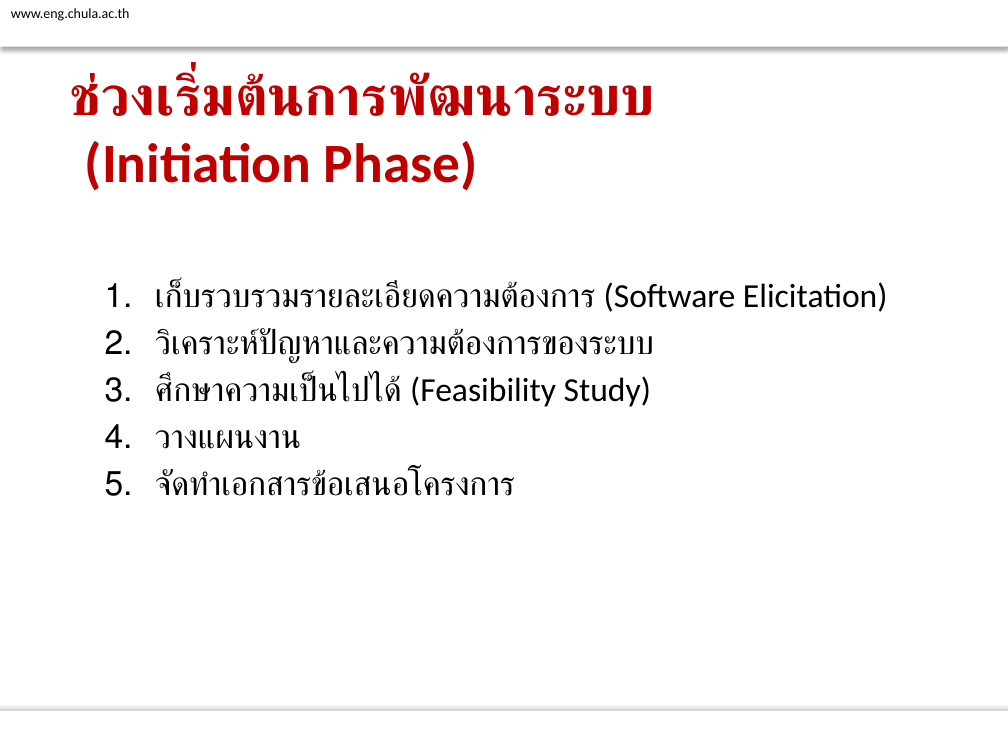
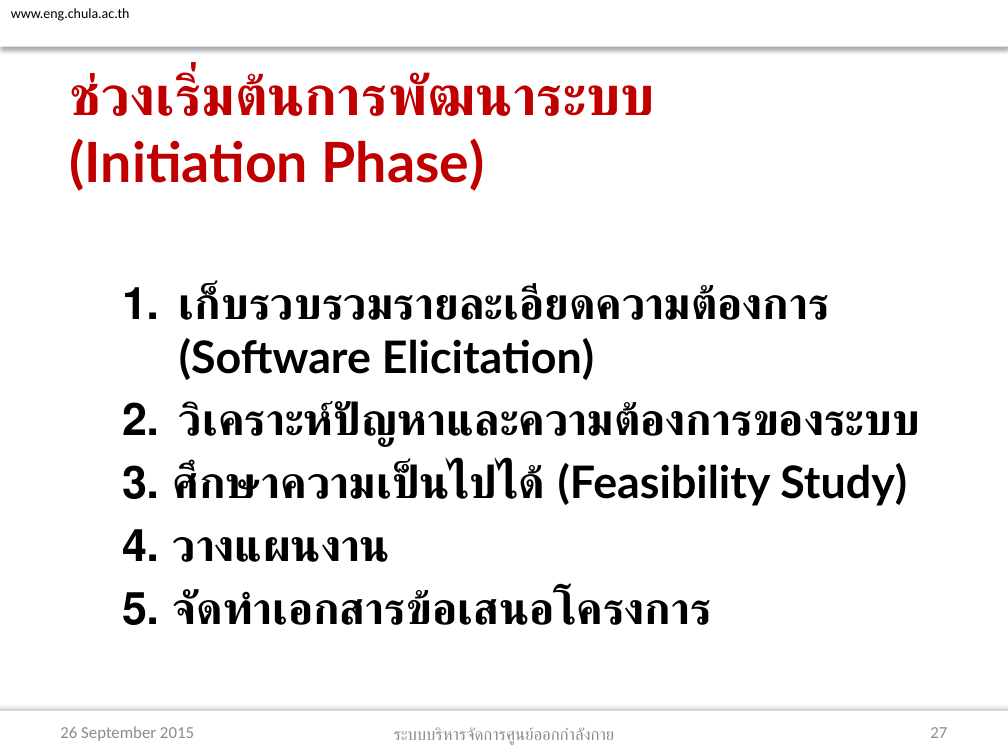
Before and after one commit to atadeesom/BubbleBeeDoc, a slide deck: slide 27 of Proposal/Final/Presentation R1.pptx (slide 26 before the commit). Drawn at 1008x756 pixels with LibreOffice and Linux fonts; fonts in the diff are those of the drawing; background and template pictures are left out. Boxes give left, top, right and bottom in pixels: in the first picture for what was removed or moved away, otherwise in the second. Text is boxed around its words. In the diff, an @@ line names an element or a change of style, - is before the commit and + after.

```diff
--- a/Proposal/Final/Presentation R1.pptx
+++ b/Proposal/Final/Presentation R1.pptx
@@ title "ช่วงเริ่มต้นการพัฒนาระบบ (Initiation Phase)" at [70, 72, 655, 191]: font Calibri to Lato @@
@@ text "เก็บรวบรวมรายละเอียดความต้องการ (Software Elicitation)": place and size @@
-text "เก็บรวบรวมรายละเอียดความต้องการ (Software Elicitation)" at [155, 281, 888, 496]
+text "เก็บรวบรวมรายละเอียดความต้องการ (Software Elicitation)" at [173, 284, 920, 625]
@@ text "เก็บรวบรวมรายละเอียดความต้องการ (Software Elicitation)" at [173, 284, 920, 625]: size 24 to 32 pt, font Calibri to Lato, bold on; indent changed; more space between paragraphs @@
@@ text added at [60, 726, 194, 741], 12 pt, text #8C8C8C @@
+26 September 2015
@@ text added at [394, 727, 615, 745], 12 pt, text #8C8C8C @@
+ระบบบริหารจัดการศูนย์ออกกำลังกาย
@@ page number added at [930, 727, 947, 738], 12 pt, text #8C8C8C @@
+27
```
Also in this commit, not shown: 29 other slides changed, 6 slides added, 6 slides removed.
